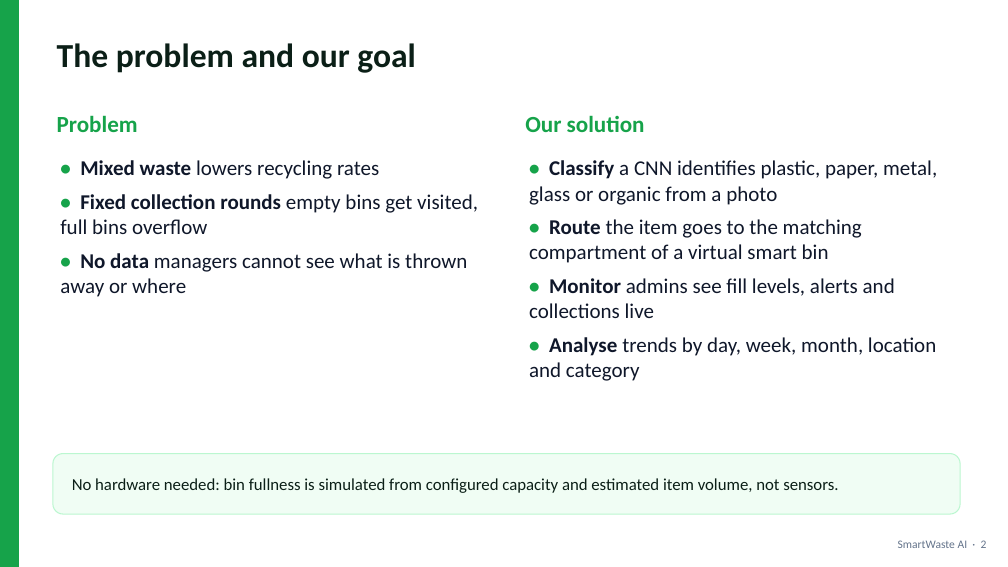
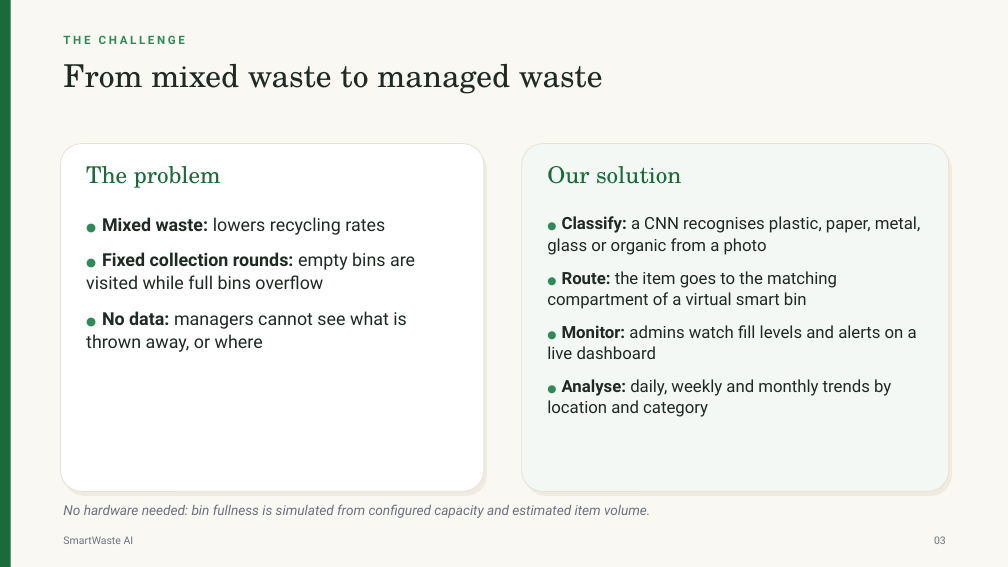
Before and after one commit to seshasaikrishnachanumolu/AI, a slide deck: slide 3 of docs/SmartWaste_AI_Presentation.pptx (slide 2 before the commit). Drawn at 1008x567 pixels with LibreOffice and Linux fonts; fonts in the diff are those of the drawing. Boxes give left, top, right and bottom in pixels: in the first picture for what was removed or moved away, otherwise in the second. Text is boxed around its words. In the diff, an @@ line names an element or a change of style, - is before the commit and + after.

```diff
--- a/docs/SmartWaste_AI_Presentation.pptx
+++ b/docs/SmartWaste_AI_Presentation.pptx
@@ rectangle resized from (x1=0, y1=0, x2=19, y2=567) to (x1=0, y1=0, x2=11, y2=567) @@
@@ rectangle at (x1=0, y1=0, x2=11, y2=567): fill #16A34A to #1B6B3A @@
@@ rectangle added at (x1=0, y1=0, x2=1008, y2=567), fill #FAF8F3 @@
@@ text removed at (x1=57, y1=43, x2=415, y2=73) @@
-The problem and our goal
@@ text added at (x1=63, y1=35, x2=185, y2=44), 11 pt, text #2E8B57, bold @@
+THE CHALLENGE
@@ text added at (x1=63, y1=64, x2=603, y2=94), 30 pt, text #1F2A24 @@
+From mixed waste to managed waste
@@ rounded rectangle added at (x1=60, y1=144, x2=484, y2=492), fill #FFFFFF, outline #E5E1D6 0.75 pt @@
@@ rounded rectangle added at (x1=64, y1=148, x2=487, y2=496), fill #EFEBE0 @@
@@ rounded rectangle added at (x1=522, y1=144, x2=949, y2=492), fill #F3F8F4, outline #E5E1D6 0.75 pt @@
@@ rounded rectangle added at (x1=525, y1=148, x2=952, y2=496), fill #EFEBE0 @@
@@ text at (x1=86, y1=166, x2=221, y2=188): text changed; font Calibri to TeX Gyre Schola; text colour #16A34A to #1B6B3A; bold off @@
-Problem
+The problem
@@ text "Our solution" moved from (x1=525, y1=115, x2=645, y2=132) to (x1=547, y1=166, x2=681, y2=184) @@
@@ text "Our solution" at (x1=547, y1=166, x2=681, y2=184): font Calibri to TeX Gyre Schola, text colour #16A34A to #1B6B3A, bold off @@
@@ text at (x1=86, y1=217, x2=415, y2=352): text changed; size 20 to 17 pt; font Calibri to Roboto; text colour #0F172A to #1F2A24 @@
-• Mixed waste lowers recycling rates
-• Fixed collection rounds empty bins get visited, full bins overflow
-• No data managers cannot see what is thrown away or where
+● Mixed waste: lowers recycling rates
+● Fixed collection rounds: empty bins are visited while full bins overflow
+● No data: managers cannot see what is thrown away, or where
@@ text at (x1=547, y1=216, x2=921, y2=417): text changed; size 20 to 16 pt; font Calibri to Roboto; text colour #0F172A to #1F2A24 @@
-• Classify a CNN identifies plastic, paper, metal, glass or organic from a photo
-• Route the item goes to the matching compartment of a virtual smart bin
-• Monitor admins see fill levels, alerts and collections live
-• Analyse trends by day, week, month, location and category
+● Classify: a CNN recognises plastic, paper, metal, glass or organic from a photo
+● Route: the item goes to the matching compartment of a virtual smart bin
+● Monitor: admins watch fill levels and alerts on a live dashboard
+● Analyse: daily, weekly and monthly trends by location and category
@@ rounded rectangle removed at (x1=53, y1=454, x2=960, y2=514) @@
@@ text "No hardware needed: bin fullness ..." at (x1=63, y1=504, x2=650, y2=518): vertical alignment middle to top @@
@@ text at (x1=63, y1=504, x2=650, y2=518): text changed; size 16 to 13 pt; font Calibri to Roboto; text colour #0B1F17 to #6B7280; italic on @@
-No hardware needed: bin fullness is simulated from configured capacity and estimated item volume, not sensors.
+No hardware needed: bin fullness is simulated from configured capacity and estimated item volume.
@@ text at (x1=63, y1=536, x2=134, y2=544): text changed; size 11 to 10 pt; font Calibri to Roboto; text colour #64748B to #6B7280 @@
-SmartWaste AI · 2
+SmartWaste AI
@@ text added at (x1=934, y1=536, x2=946, y2=544), 10 pt, text #6B7280 @@
+03
```
Also in this commit, not shown: 10 other slides changed, 7 slides added, 6 slides removed, 2 other files.
